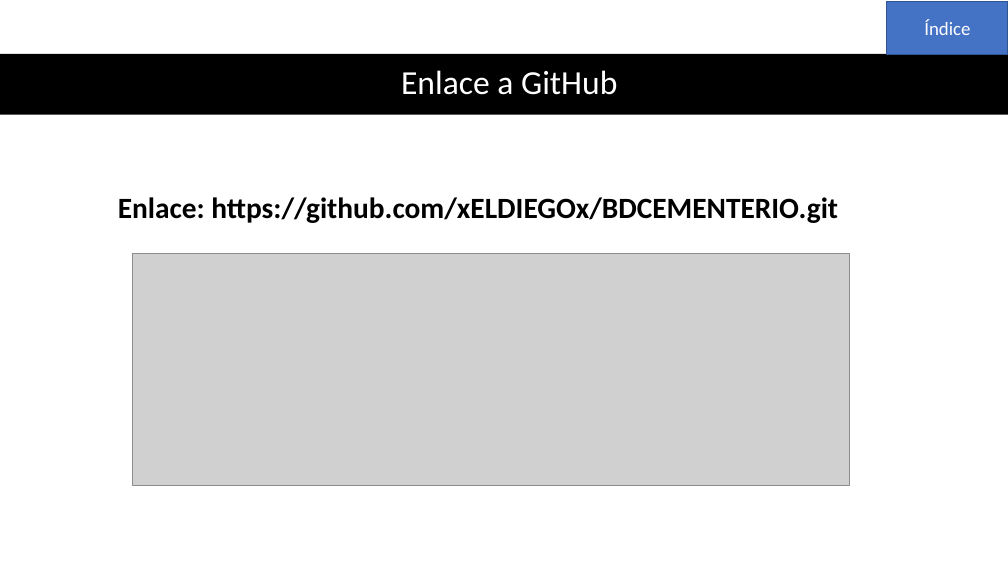
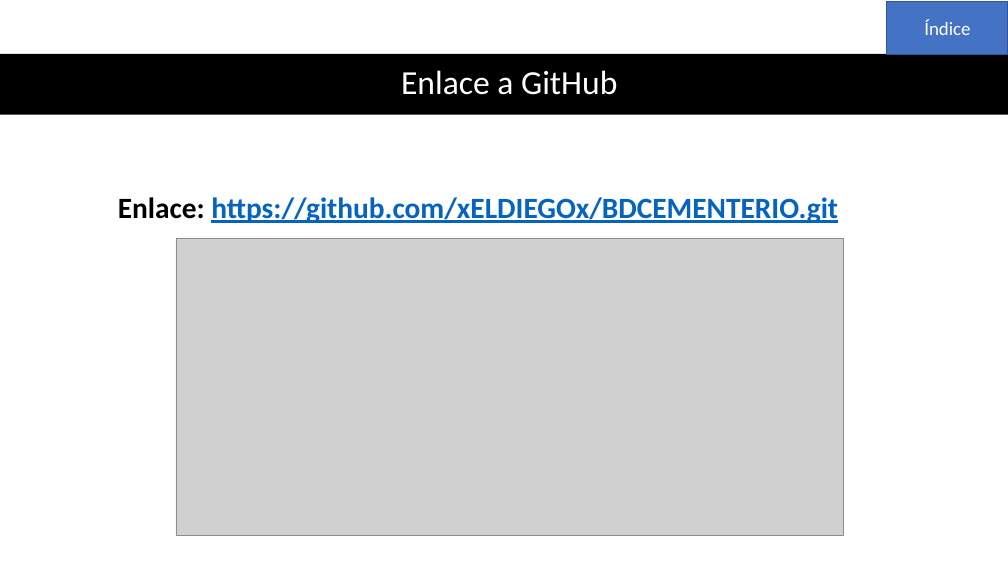
Before and after one commit to xELDIEGOx/BDCEMENTERIO, a slide deck: slide 25 of PROYECTO COMPLETO/CEMENTERIO PROYECTO GBDD.pptx. Drawn at 1008x567 pixels with LibreOffice and Linux fonts; fonts in the diff are those of the drawing; grey boxes stand for pictures. Boxes give left, top, right and bottom in pixels: in the first picture for what was removed or moved away, otherwise in the second. Text is boxed around its words. In the diff, an @@ line names an element or a change of style, - is before the commit and + after.

Commit message:
BDCEMENTERIO

```diff
--- a/PROYECTO COMPLETO/CEMENTERIO PROYECTO GBDD.pptx
+++ b/PROYECTO COMPLETO/CEMENTERIO PROYECTO GBDD.pptx
@@ text "Enlace: https://github.com/xELDIEGOx/BDCEMENTERIO.git" at (118,197,838,223): text colour #000000 to #0563C1, underline on in "https://github.com/xELDIEGOx/BDCEMENTERIO.git" @@
@@ picture: place and size @@
-picture at (133,253,850,485)
+picture at (176,239,843,536)
```
Also in this commit, not shown: 1 other slide changed.
